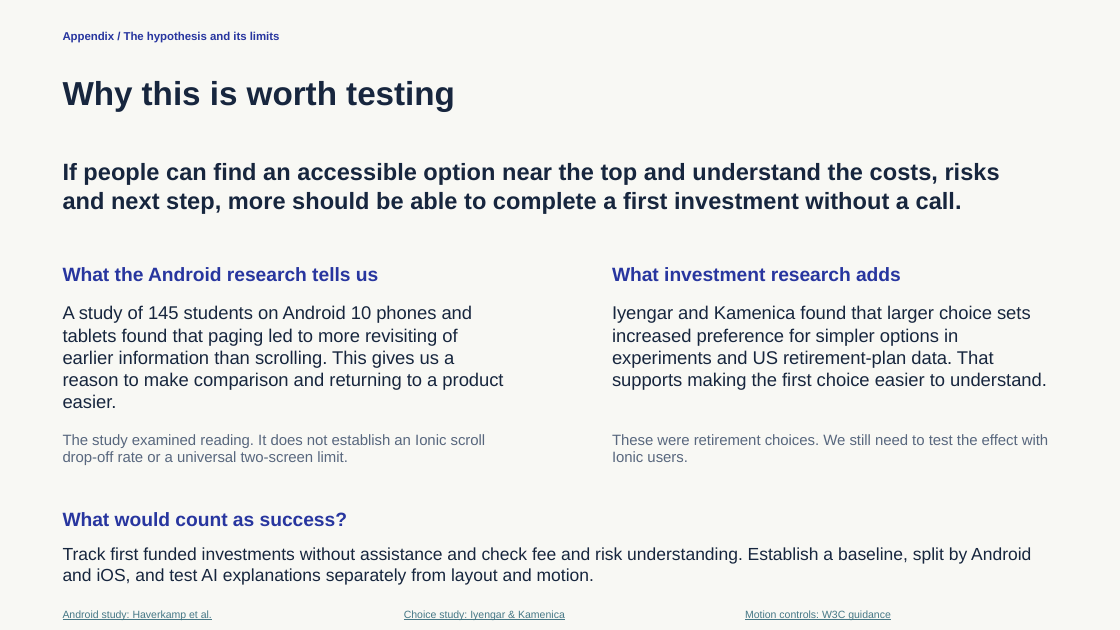
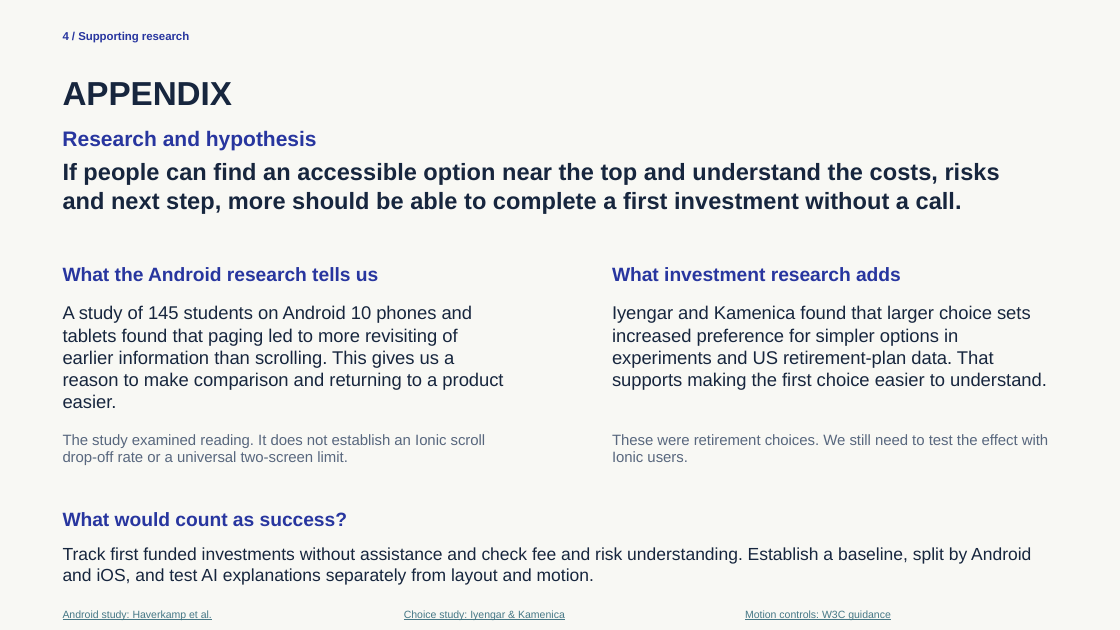
Before and after one commit to sd7souvik007-svg/ionic_Ui, a slide deck: slide 4 of deliverables/Ionic-Exclusives-Final.pptx. Drawn at 1120x630 pixels with LibreOffice and Linux fonts; fonts in the diff are those of the drawing. Boxes give left, top, right and bottom in pixels: in the first picture for what was removed or moved away, otherwise in the second. Text is boxed around its words. In the diff, an @@ line names an element or a change of style, - is before the commit and + after.

Commit message:
Finalize focused wealth navigation and motion appendix

```diff
--- a/deliverables/Ionic-Exclusives-Final.pptx
+++ b/deliverables/Ionic-Exclusives-Final.pptx
@@ text added at box(63, 32, 189, 43), 9.8 pt, text #28369F, bold @@
+4 / Supporting research
@@ text at box(63, 82, 233, 105): text changed @@
-Why this is worth testing
+APPENDIX
@@ text at box(62, 130, 317, 151): text changed; size 9.8 to 18 pt @@
-Appendix / The hypothesis and its limits
+Research and hypothesis
```
Also in this commit, not shown: 1 slide added, 6 other files.
